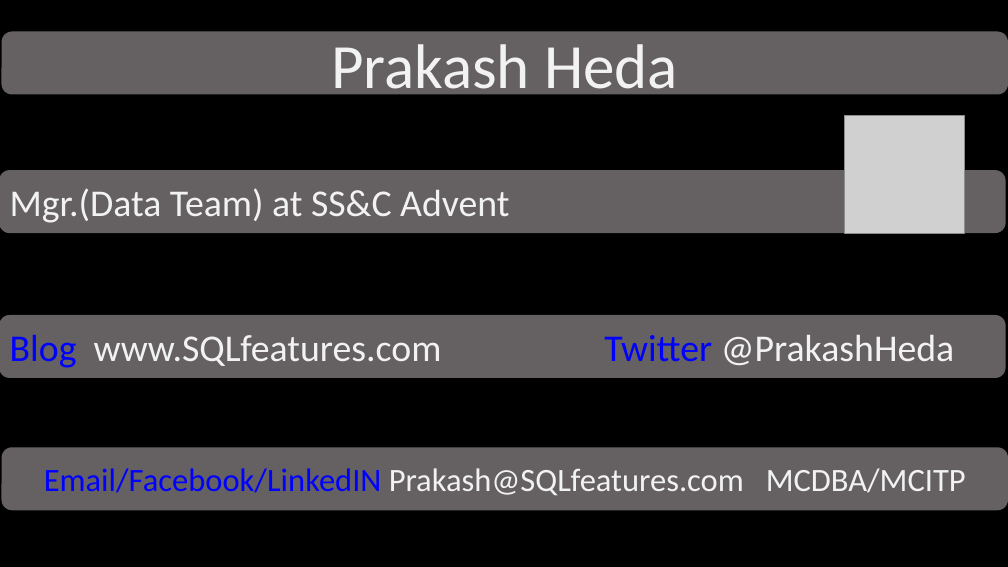
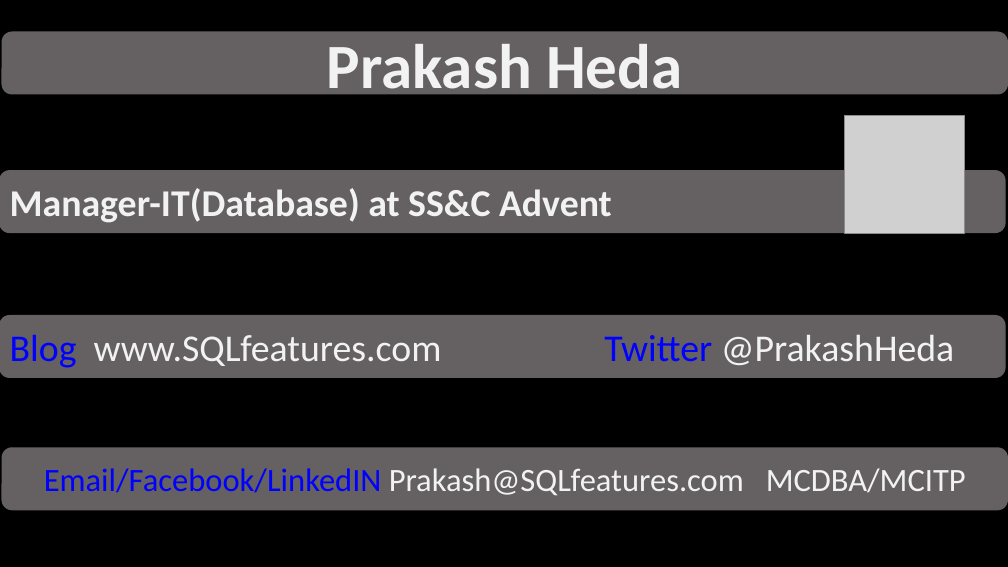
Before and after one commit to hedaprakash/SQLHealthCheck, a slide deck: slide 4 of Consolidated Essential Performance Health Check using PowerShell.pptx (slide 2 before the commit). Drawn at 1008x567 pixels with LibreOffice and Linux fonts; fonts in the diff are those of the drawing; grey boxes stand for pictures; background and template pictures are left out. Boxes give left, top, right and bottom in pixels: in the first picture for what was removed or moved away, otherwise in the second. Text is boxed around its words. In the diff, an @@ line names an element or a change of style, - is before the commit and + after.

```diff
--- a/Consolidated Essential Performance Health Check using PowerShell.pptx
+++ b/Consolidated Essential Performance Health Check using PowerShell.pptx
@@ rounded rectangle "Prakash Heda" at bbox=[2, 32, 1008, 95]: bold on @@
@@ text in rounded rectangle at bbox=[10, 188, 612, 223]: text changed; bold on @@
-Mgr.(Data Team) at SS&C Advent
+Manager-IT(Database) at SS&C Advent
```
Also in this commit, not shown: 12 other slides changed, 2 slides added, 6 other files.
